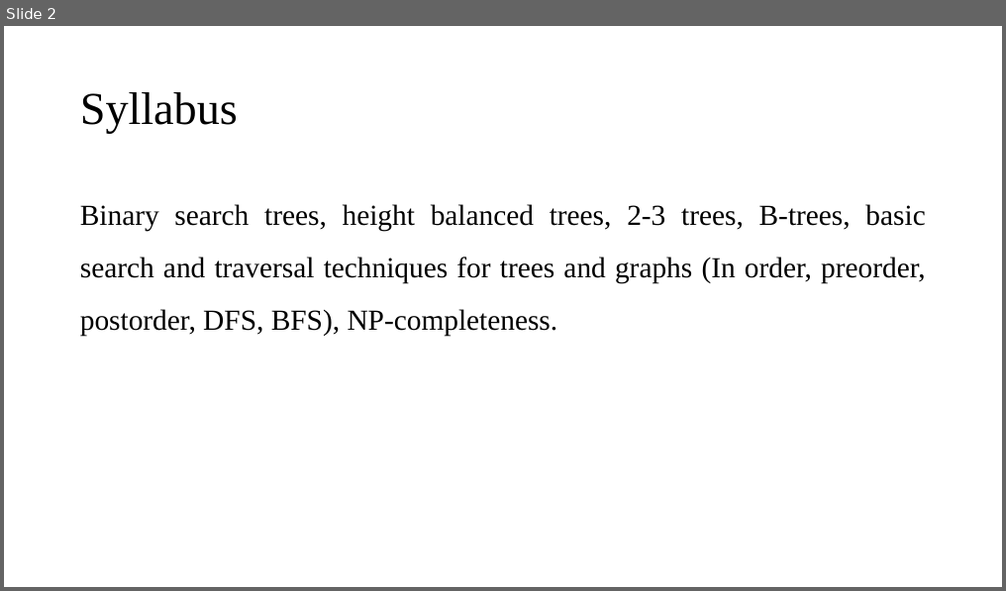
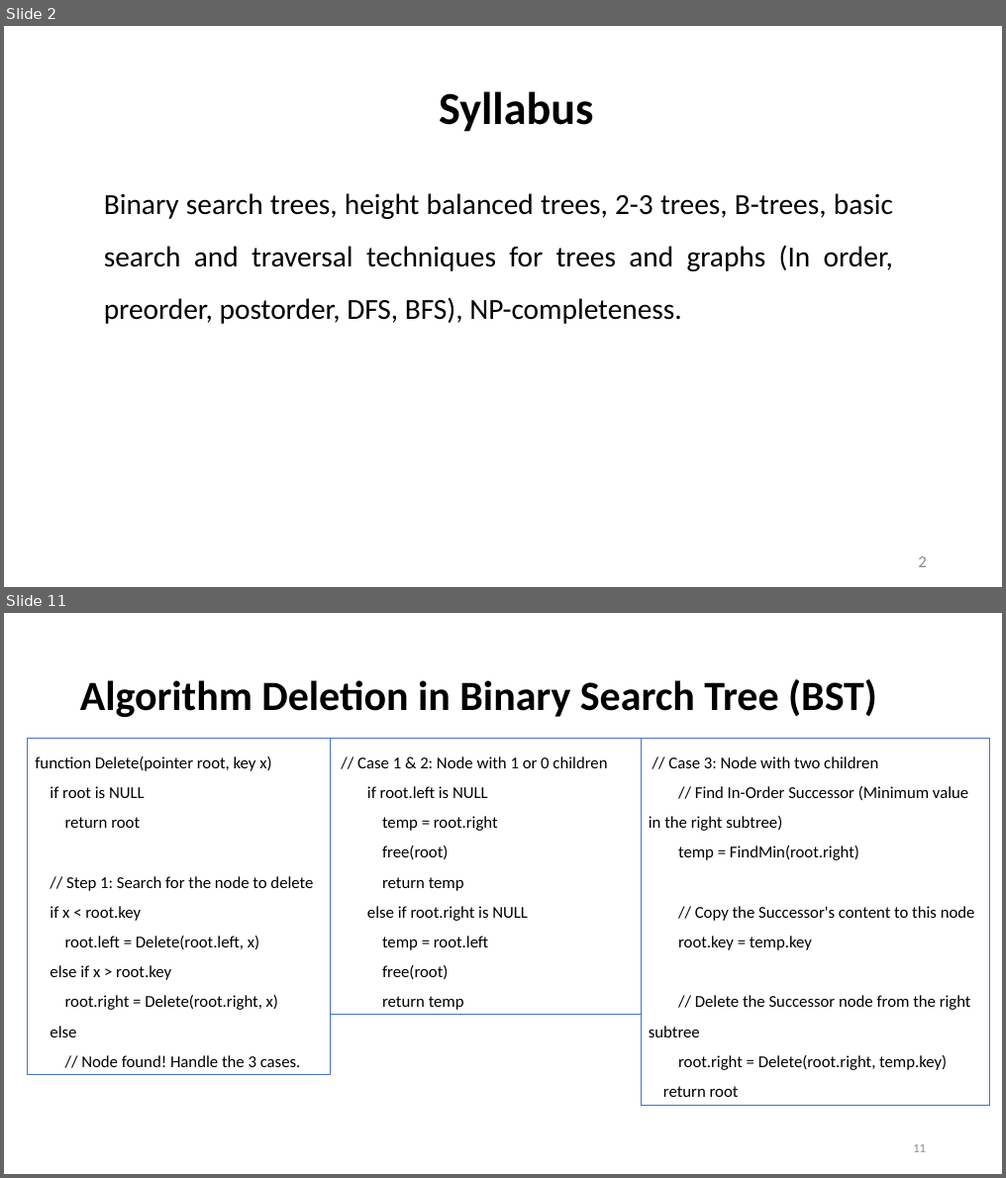
Before and after one commit to dayanandyadav205/CS-402-ADA, a slide deck: PPT_Notes/Unit-5_CS-402_ADA/Unit-5_CS-402_ADA.pptx. Shown one above the other, each under a label of ours: slide 2 before the commit, slides 2 and 11 after it; the slides between them are not shown. The pictures are 1006x591 and 1006x1178 pixels, drawn with LibreOffice and Linux fonts; fonts in the diff are those of the drawing. Boxes give left, top, right and bottom in pixels: in the first picture for what was removed or moved away, otherwise in the second. Text is boxed around its words. In the diff, an @@ line names an element or a change of style, - is before the commit and + after.

```diff
--- a/PPT_Notes/Unit-5_CS-402_ADA/Unit-5_CS-402_ADA.pptx
+++ b/PPT_Notes/Unit-5_CS-402_ADA/Unit-5_CS-402_ADA.pptx
@@ slide 11 added at box(4, 613, 1002, 1174), background #FFFFFF @@
@@ title added at box(80, 679, 877, 717), 40 pt, text #000000, bold @@
+Algorithm Deletion in Binary Search Tree (BST)
@@ rectangle added at box(28, 739, 331, 1075), outline #4472C4 0.75 pt, 16 pt, text #000000 @@
+function Delete(pointer root, key x)
+if root is NULL
+return root
+// Step 1: Search for the node to delete
+if x < root.key
+root.left = Delete(root.left, x)
+else if x > root.key
+root.right = Delete(root.right, x)
+else
+// Node found! Handle the 3 cases.
@@ rectangle added at box(331, 739, 642, 1015), outline #4472C4 0.75 pt, 16 pt, text #000000 @@
+// Case 1 & 2: Node with 1 or 0 children
+if root.left is NULL
+temp = root.right
+free(root)
+return temp
+else if root.right is NULL
+temp = root.left
+free(root)
+return temp
@@ rectangle added at box(642, 739, 990, 1106), outline #4472C4 0.75 pt, 16 pt, text #000000 @@
+// Case 3: Node with two children
+// Find In-Order Successor (Minimum value in the right subtree)
+temp = FindMin(root.right)
+// Copy the Successor's content to this node
+root.key = temp.key
+// Delete the Successor node from the right subtree
+root.right = Delete(root.right, temp.key)
+return root
@@ page number added at box(913, 1145, 926, 1153), 12 pt, text #8C8C8C @@
+11
@@ slide 2 changed as well @@
@@ title "Syllabus": place and size @@
-title "Syllabus" at box(80, 92, 238, 134)
+title "Syllabus" at box(439, 91, 593, 132)
@@ title "Syllabus" at box(439, 91, 593, 132): font Times New Roman to Calibri, bold on; alignment left to centre @@
@@ text "Binary search trees, height balanced ...": place and size @@
-text "Binary search trees, height balanced ..." at box(80, 204, 926, 336)
+text "Binary search trees, height balanced ..." at box(104, 193, 893, 324)
@@ text "Binary search trees, height balanced ..." at box(104, 193, 893, 324): font Times New Roman to Calibri @@
@@ page number added at box(918, 557, 926, 568), 16 pt, text #8C8C8C @@
+2
```
Also in this commit, not shown: 12 other slides changed, 29 other slides added, 20 slides removed, 13 other files.
